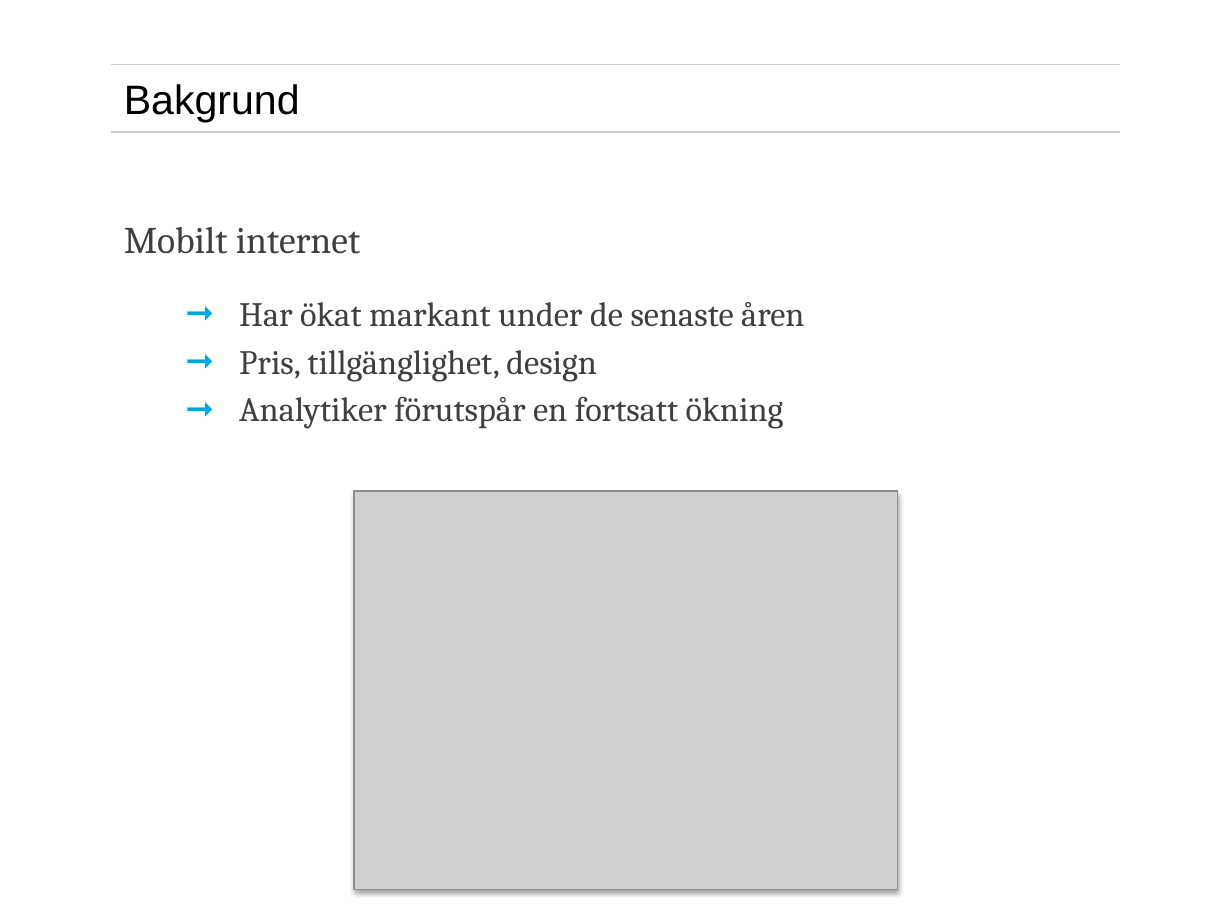
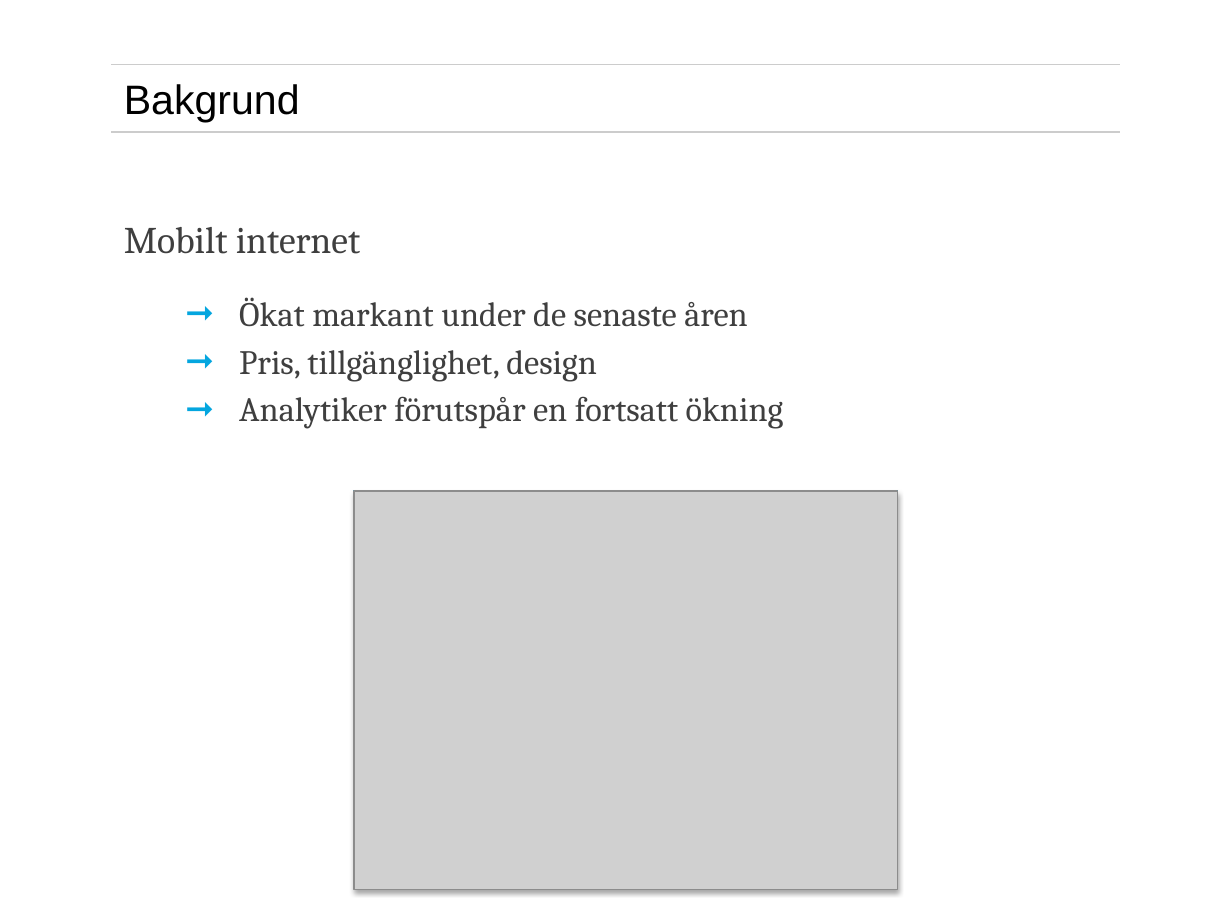
Before and after one commit to eduardocastaneda/exjobb, a slide deck: slide 4 of presentation/exjobbspresentationrecover.pptx. Drawn at 1232x924 pixels with LibreOffice and Linux fonts; fonts in the diff are those of the drawing; grey boxes stand for pictures; background and template pictures are left out. Boxes give left, top, right and bottom in pixels: in the first picture for what was removed or moved away, otherwise in the second. Text is boxed around its words. In the diff, an @@ line names an element or a change of style, - is before the commit and + after.

```diff
--- a/presentation/exjobbspresentationrecover.pptx
+++ b/presentation/exjobbspresentationrecover.pptx
@@ text at (239, 297, 747, 327): text changed @@
-  ➞ Har ökat markant under de senaste åren
+  ➞ Ökat markant under de senaste åren
```
Also in this commit, not shown: 18 other slides changed, 7 other files.
